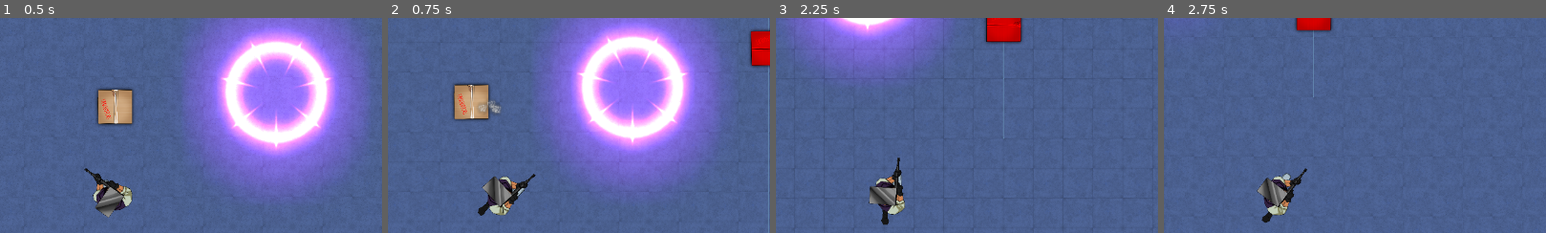
Above: before the commit, frames 1-4 (left to right).
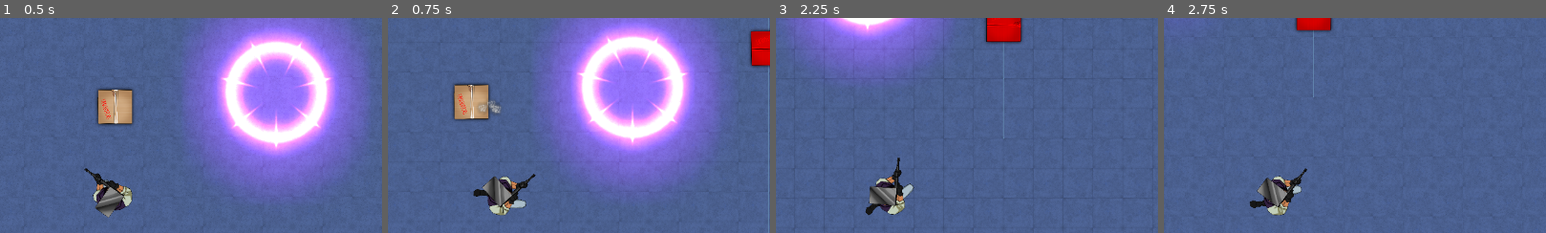
Above: after the commit, the same moments.

Repository: CoderJet/BGJ-2020.2
Game: Godot game, scene res://src/scenes/PlayerPlayground.tscn
Same seed, same stepped clock (60 frames per second), same inputs: the game is played once before the commit and once after it. The project has no main scene, so this scene is started directly.
Inputs (mouse positions are % of the whole screen's width and height, from its top left):
- Up to frame 1 (0.5 s): no input
- Up to frame 2 (0.75 s): move the mouse to (72, 45) at 0.52 s; hold D (right) from 0.53 s (still down); click (72, 45) at 0.6 s
- Up to frame 3 (2.25 s): move the mouse to (30, 55) at 1.27 s; release D (right) at 1.28 s; hold S (backwards) 1.28-2.03 s; tap Shift at 1.35 s; move the mouse to (60, 28) at 2.02 s; hold D (right) from 2.03 s (still down); click (60, 28) at 2.1 s
- Up to frame 4 (2.75 s): keep holding D (right)
The pictures show only the part of the screen within x 35-85%, y 8-58%; the shares and areas given below are measured in that part.

Frame 1 is identical in both runs. In frame 2, 0.4% of the frame differs, in the area x 22-37%, y 79-92%; in frame 3, 0.4%; in frame 4, 0.3%.

Commit message:
Added strafing.

Diff:
--- a/assets/textures/player/Player.gd
+++ b/assets/textures/player/Player.gd
@@ -41,26 +41,14 @@
 
 	move_and_slide(velocity * speed, FLOOR_NORMAL)
 
-#	if Input.is_action_pressed("forward"):
-#		velocity = (get_global_mouse_position() - position).normalized()
-#	elif Input.is_action_pressed("backwards"):
-#		velocity = -(get_global_mouse_position() - position).normalized()
-#
-#	if Input.is_action_pressed("left"):
-#		pass
-#	elif Input.is_action_pressed("right"):
-#		pass
-#
-#	print ((get_global_mouse_position() - position).normalized())
-#
-#	move_and_slide(velocity.normalized() * speed)
-#	velocity = Vector2.ZERO
-#	velocity.x = -int(Input.is_action_pressed("left")) + int(Input.is_action_pressed("right"))
-#	velocity.y = -int(Input.is_action_pressed("forward")) + int(Input.is_action_pressed("backwards"))
-#
-#	velocity *= speed
-#
-#	move_and_slide(velocity, FLOOR_NORMAL)
+
+func handle_legs() -> void:
+	if Input.is_action_pressed("left"):
+		legs.rotation_degrees = -45
+	elif Input.is_action_pressed("right"):
+		legs.rotation_degrees = 45
+	else:
+		legs.rotation_degrees = 0
 
 
 func handle_weapon()-> void:
--- a/src/scripts/state-machines/PlayerStateMachine.gd
+++ b/src/scripts/state-machines/PlayerStateMachine.gd
@@ -11,6 +11,7 @@
 func _state_logic(delta : float) -> void:
 	if [states.idle, states.run, states.reload].has(state):
 		parent.handle_movement(delta)
+		parent.handle_legs()
 		parent.handle_weapon()
 	else:
 		pass
